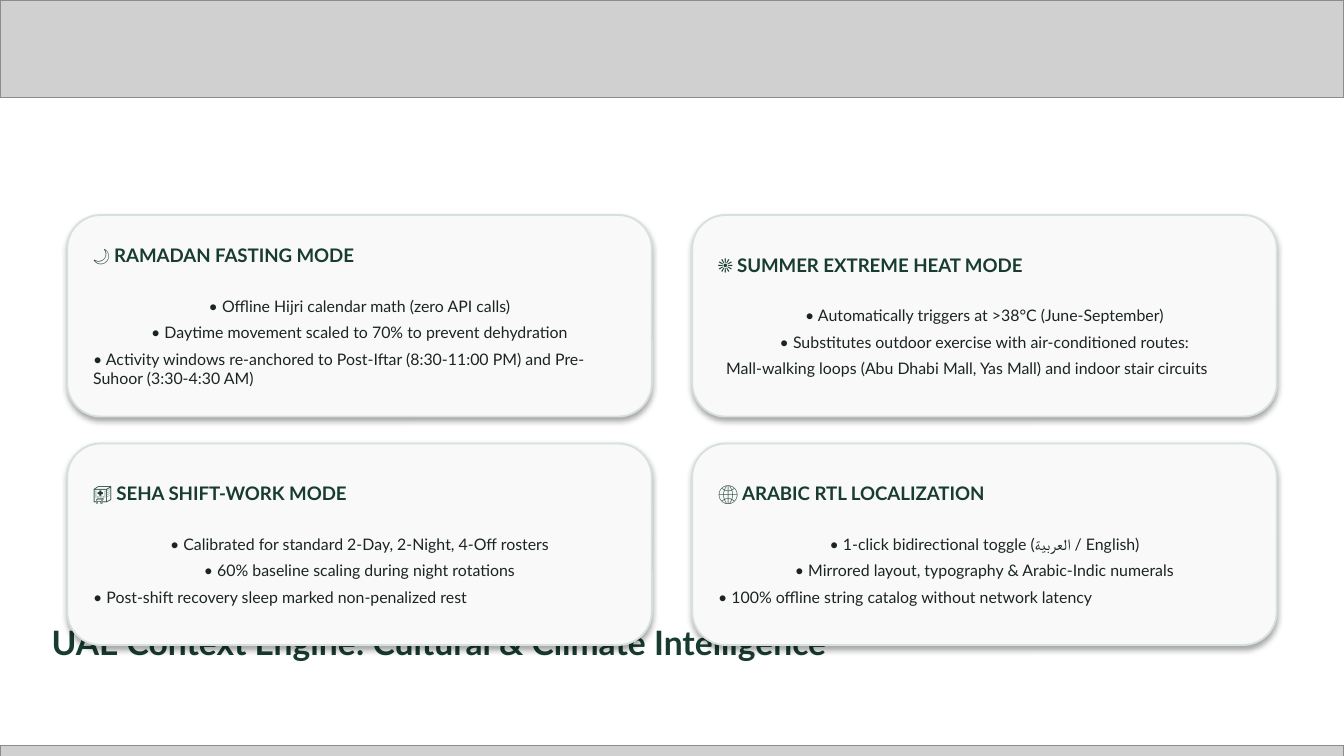
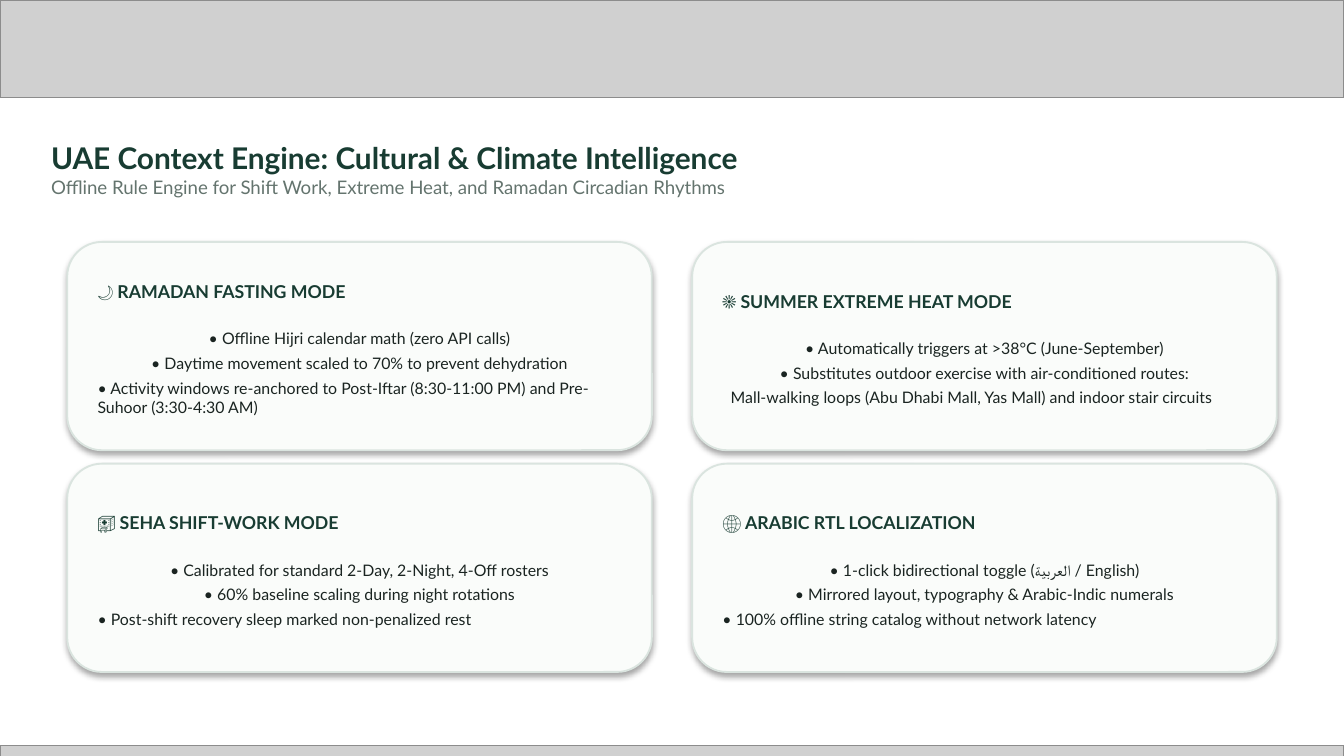
Before and after one commit to misterA-2406/well-sync, a slide deck: slide 15 of docs/WellSync_Future_Health_Submission_Pitch_Deck.pptx. Drawn at 1344x756 pixels with LibreOffice and Linux fonts; fonts in the diff are those of the drawing; grey boxes stand for pictures. Boxes give left, top, right and bottom in pixels: in the first picture for what was removed or moved away, otherwise in the second. Text is boxed around its words. In the diff, an @@ line names an element or a change of style, - is before the commit and + after.

Commit message:
fix(pitch-deck): pixel-perfect alignment, zero overlaps, corrected slide 15 title and slide 16 thank-you positioning

```diff
--- a/docs/WellSync_Future_Health_Submission_Pitch_Deck.pptx
+++ b/docs/WellSync_Future_Health_Submission_Pitch_Deck.pptx
@@ text "UAE Context Engine: Cultural & ..." moved from (x1=52, y1=626, x2=826, y2=661) to (x1=51, y1=147, x2=738, y2=198) @@
@@ text at (x1=51, y1=147, x2=738, y2=175): size 18 to 16 pt in "UAE Context Engine: Cultural & Climate Intelligence" @@
@@ text at (x1=51, y1=180, x2=725, y2=198): paragraph added @@
+Offline Rule Engine for Shift Work, Extreme Heat, and Ramadan Circadian Rhythms
@@ rounded rectangle "🌙 RAMADAN FASTING MODE" resized from (x1=67, y1=215, x2=652, y2=417) to (x1=67, y1=242, x2=652, y2=450) @@
@@ fill #F8F9F8 to #FAFCFA; outline #D7E1DC 1 pt to #DAE4DF 1 pt in 4 elements at (x1=67, y1=464, x2=652, y2=672), (x1=692, y1=464, x2=1277, y2=672), (x1=67, y1=242, x2=652, y2=450), (x1=692, y1=242, x2=1277, y2=450) @@
@@ rounded rectangle "☀️ SUMMER EXTREME HEAT MODE" resized from (x1=692, y1=215, x2=1277, y2=417) to (x1=692, y1=242, x2=1277, y2=450) @@
@@ text in rounded rectangle at (x1=117, y1=285, x2=346, y2=298): size 10 to 9.5 pt in "🌙 RAMADAN FASTING MODE"; less space between paragraphs @@
@@ text in rounded rectangle at (x1=741, y1=295, x2=1012, y2=308): size 10 to 9.5 pt in "☀️ SUMMER EXTREME HEAT MODE"; less space between paragraphs @@
@@ rounded rectangle "🏥 SEHA SHIFT-WORK MODE" resized from (x1=67, y1=444, x2=652, y2=645) to (x1=67, y1=464, x2=652, y2=672) @@
@@ rounded rectangle "🌐 ARABIC RTL LOCALIZATION" resized from (x1=692, y1=444, x2=1277, y2=645) to (x1=692, y1=464, x2=1277, y2=672) @@
@@ text in rounded rectangle at (x1=120, y1=516, x2=339, y2=529): size 10 to 9.5 pt in "🏥 SEHA SHIFT-WORK MODE"; less space between paragraphs @@
@@ text in rounded rectangle at (x1=745, y1=516, x2=976, y2=529): size 10 to 9.5 pt in "🌐 ARABIC RTL LOCALIZATION"; less space between paragraphs @@
```
Also in this commit, not shown: 15 other slides changed, 2 other files.
